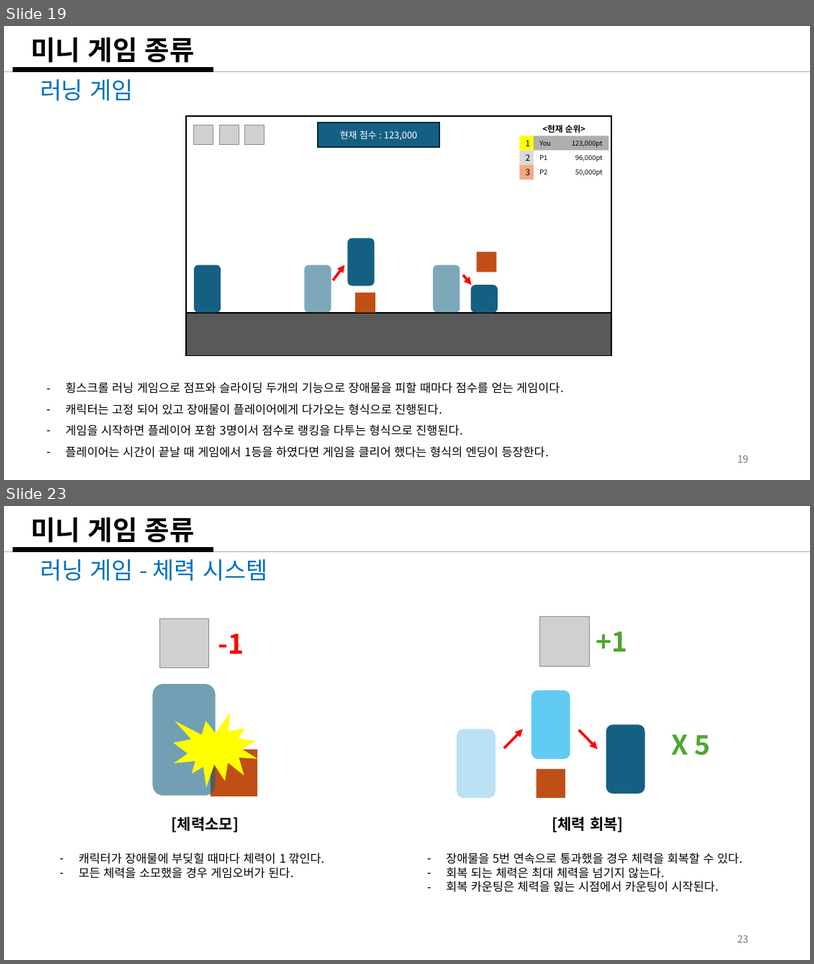
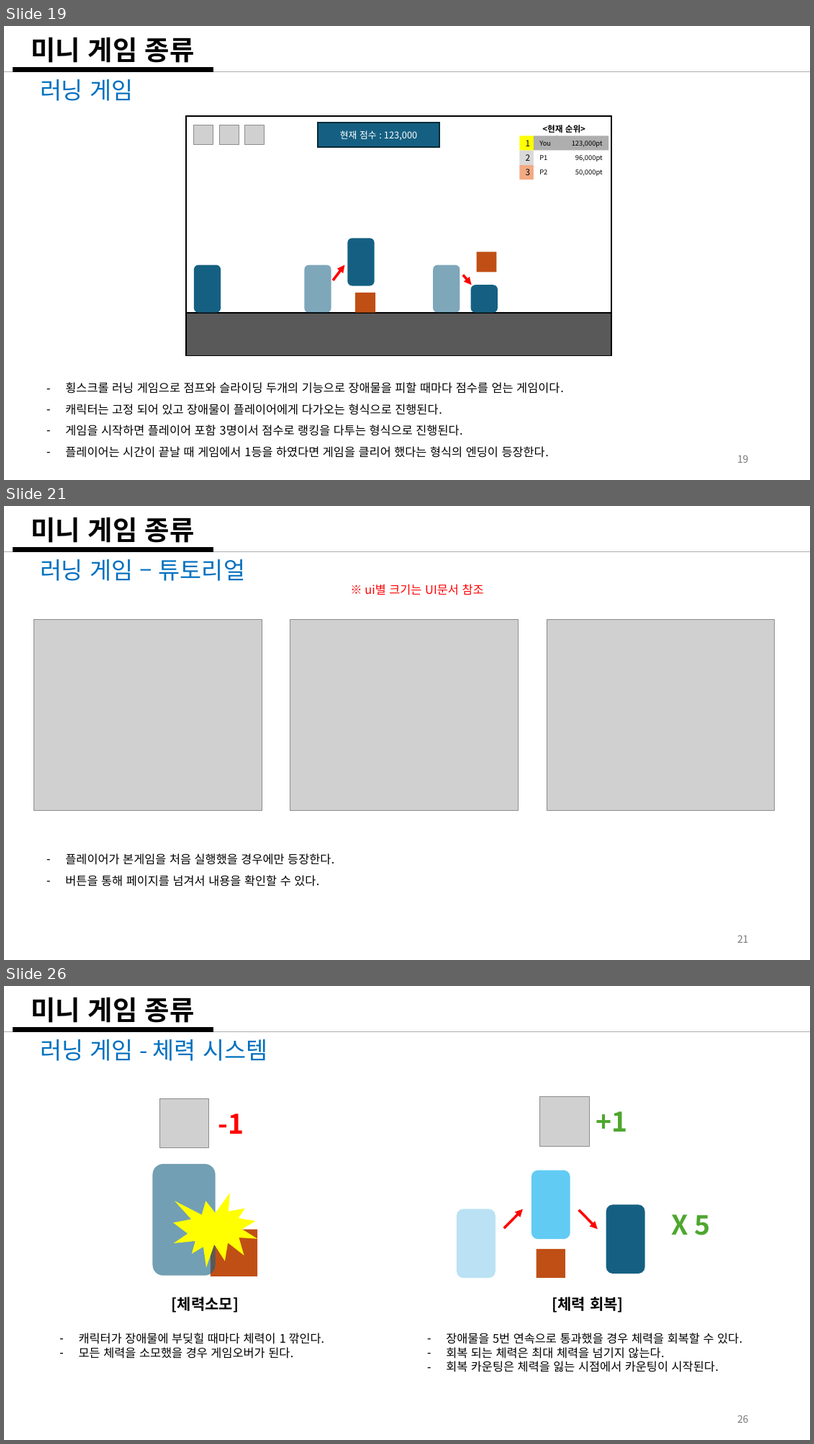
Before and after one commit to weariness00/Mandle_10Minute_Game, a slide deck: document/Please Leave me alone!.pptx. Shown one above the other, each under a label of ours: slides 19 and 23 before the commit, slides 19, 21 and 26 after it; the slides between them are not shown. The pictures are 814x964 and 814x1444 pixels, drawn with LibreOffice and Linux fonts; fonts in the diff are those of the drawing; grey boxes stand for pictures. Boxes give left, top, right and bottom in pixels: in the first picture for what was removed or moved away, otherwise in the second. Text is boxed around its words. In the diff, an @@ line names an element or a change of style, - is before the commit and + after.

```diff
--- a/document/Please Leave me alone!.pptx
+++ b/document/Please Leave me alone!.pptx
@@ slide 21 added at (4, 506, 810, 960), background #FFFFFF @@
@@ title added at (31, 517, 195, 543), 32 pt, text #000000, bold @@
+미니 게임 종류
@@ line added from (4, 552) to (810, 552), #AEAEAE 1.5 pt @@
@@ line added from (13, 549) to (214, 549), #000000 6 pt @@
@@ text added at (40, 559, 245, 581), 28 pt, text #0070C0 @@
+러닝 게임 – 튜토리얼
@@ text added at (365, 584, 484, 595), 14 pt, text #FF0000 @@
+※ ui별 크기는 UI문서 참조
@@ picture added at (34, 619, 262, 810) @@
@@ picture added at (291, 619, 519, 810) @@
@@ picture added at (548, 619, 775, 810) @@
@@ text added at (65, 853, 334, 886), 14 pt, text #000000 @@
+– 플레이어가 본게임을 처음 실행했을 경우에만 등장한다.
+– 버튼을 통해 페이지를 넘겨서 내용을 확인할 수 있다.
@@ page number added at (738, 934, 749, 942), 12 pt, text #797979 @@
+21
@@ what was slide 23 is now slide 26 @@
@@ page number at (738, 1414, 749, 1422): text changed @@
-23
+26
```
Also in this commit, not shown: 3 slides changed, 2 other slides added, 1 other file.
